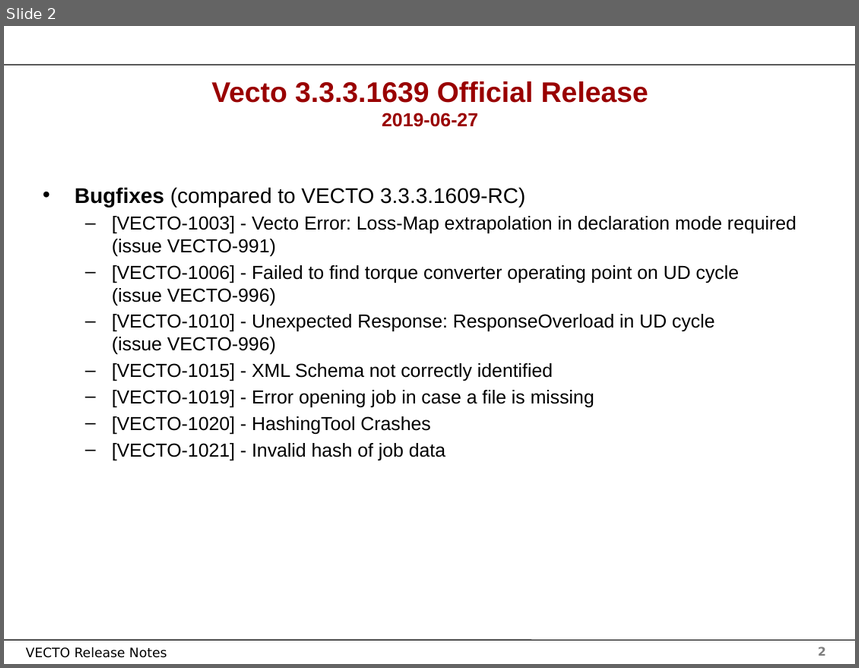
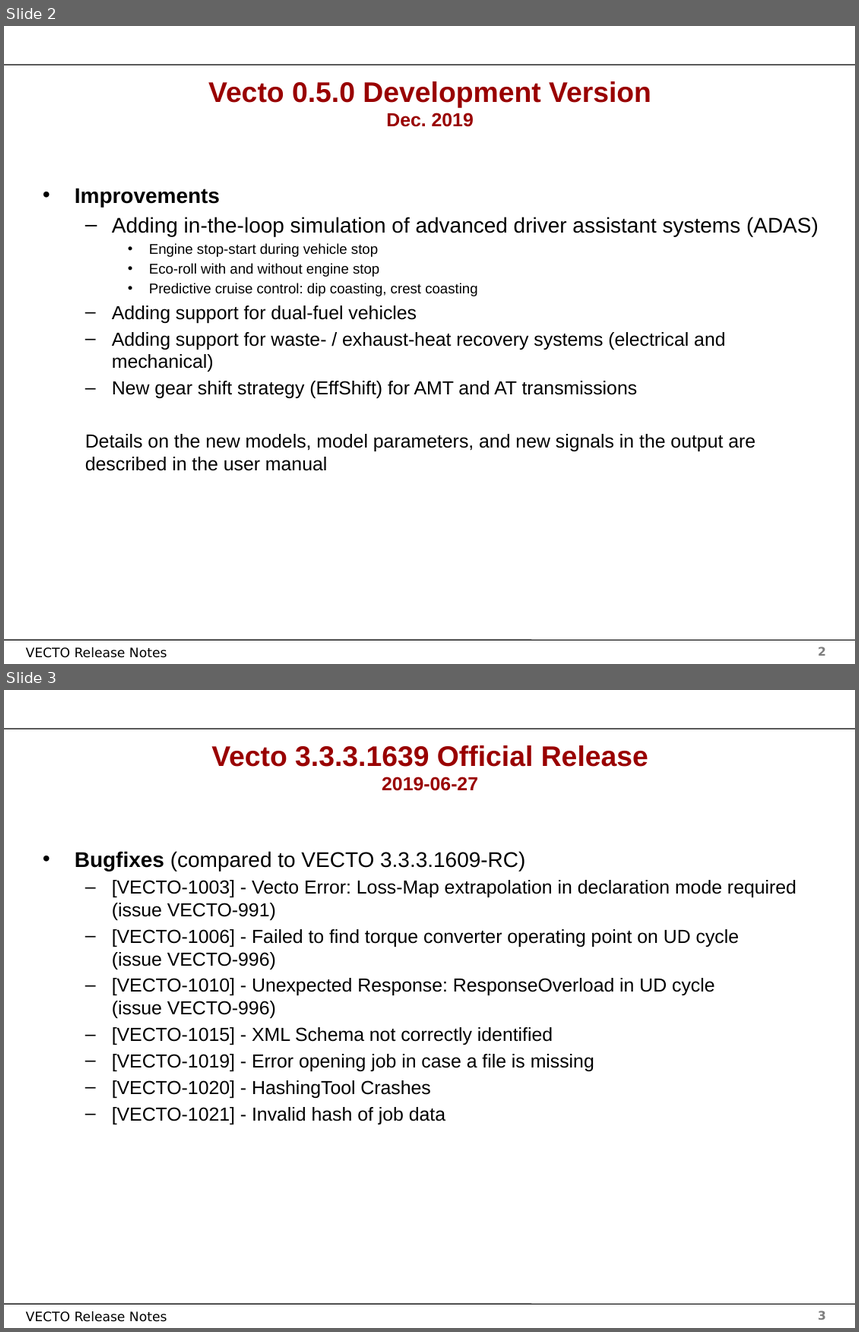
Before and after one commit to tanawadeatharva/BharatVECTO, a slide deck: Documentation/User Manual Source/Release Notes Vecto3.x.pptx. Shown one above the other, each under a label of ours: slide 2 before the commit, slides 2 and 3 after it. The pictures are 859x668 and 859x1332 pixels, drawn with LibreOffice and Linux fonts; fonts in the diff are those of the drawing; background and template pictures are left out. Boxes give left, top, right and bottom in pixels: in the first picture for what was removed or moved away, otherwise in the second. Text is boxed around its words. In the diff, an @@ line names an element or a change of style, - is before the commit and + after.

```diff
--- a/Documentation/User Manual Source/Release Notes Vecto3.x.pptx
+++ b/Documentation/User Manual Source/Release Notes Vecto3.x.pptx
@@ slide 2 added at (x1=4, y1=26, x2=855, y2=664), background #FFFFFF; not listed: 4 template elements that a slide beside it also shows @@
@@ title added at (x1=208, y1=81, x2=652, y2=127), 24 pt, text #990000, bold @@
+Vecto 0.5.0 Development Version
+Dec. 2019
@@ text added at (x1=75, y1=188, x2=819, y2=471), 16 pt, text #000000 @@
+• Improvements
+  – Adding in-the-loop simulation of advanced driver assistant systems (ADAS)
+    • Engine stop-start during vehicle stop
+    • Eco-roll with and without engine stop
+    • Predictive cruise control: dip coasting, crest coasting
+  – Adding support for dual-fuel vehicles
+  – Adding support for waste- / exhaust-heat recovery systems (electrical and mechanical)
+  – New gear shift strategy (EffShift) for AMT and AT transmissions
+  Details on the new models, model parameters, and new signals in the output are described in the user manual
@@ what was slide 2 is now slide 3 @@
@@ page number at (x1=818, y1=1311, x2=826, y2=1320): text changed @@
-2
+3
```
Also in this commit, not shown: 1 slide changed.
